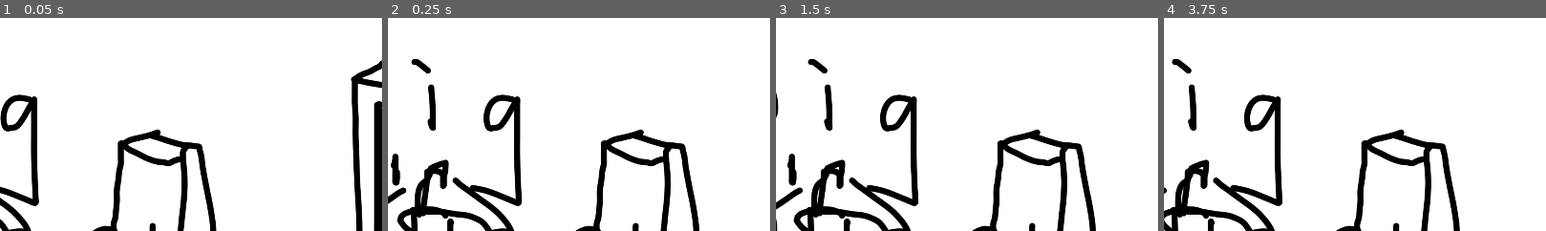
Above: before the commit, frames 1-4 (left to right).
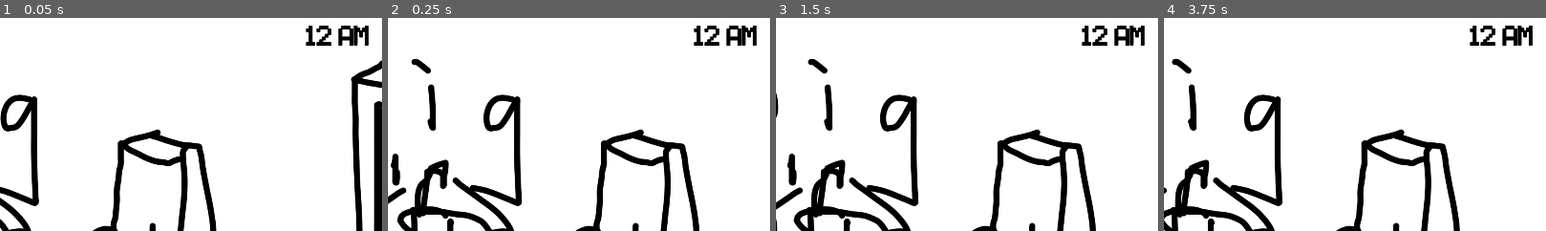
Above: after the commit, the same moments.

Repository: juppery/the-game-of-the-beach
Game: Godot game, scene res://scenes/nights/Night1.tscn
The game is run twice, just before and just after one commit, with the same random seed, the same clock (stepped at 60 frames per second) and the same inputs.
Inputs (mouse positions are % of the whole screen's width and height, from its top left):
- Up to frame 1 (0.05 s): no input
- Up to frame 2 (0.25 s): no input
- Up to frame 3 (1.5 s): move the mouse to (50, 91) at 0.52 s; tap Enter at 1.25 s; move the mouse to (30, 55) at 1.27 s
- Up to frame 4 (3.75 s): tap Space at 2, 3.5 s; move the mouse to (60, 27) at 2.02 s; tap Enter at 2.75 s; move the mouse to (45, 70) at 2.77 s; move the mouse to (80, 65) at 3.52 s
The pictures show only the part of the screen within x 50-100%, y 1-51%; the shares and areas given below are measured in that part.

The runs differ from the first frame. In frame 1, 0.9% of the frame differs, in the area x 80-97%, y 3-14%; in frame 2, 0.9%; in frame 3, 0.9%; in frame 4, 0.9%.
Error before the commit: Parse Error: Expected end of statement after expression, got Identifier instead. (res://scripts/CharacterMovement.gd:25)

Commit message:
the code now works. ben and danny move

Diff:
--- a/scenes/nights/Night1.tscn
+++ b/scenes/nights/Night1.tscn
@@ -6,14 +6,16 @@
 [ext_resource path="res://scripts/windowclosed.gd" type="Script" id=4]
 [ext_resource path="res://scenes/Cameras.tscn" type="PackedScene" id=5]
 [ext_resource path="res://scripts/CharacterMovement.gd" type="Script" id=6]
+[ext_resource path="res://Fonts/five-nights-at-freddys.otf" type="DynamicFontData" id=7]
+
+[sub_resource type="DynamicFont" id=1]
+size = 112
+outline_size = 1
+outline_color = Color( 0, 0, 0, 1 )
+font_data = ExtResource( 7 )
 
 [node name="Night1" type="Node2D"]
 script = ExtResource( 6 )
-
-[node name="HourLabel" type="RichTextLabel" parent="."]
-margin_left = 1820.0
-margin_right = 1860.0
-margin_bottom = 40.0
 
 [node name="noahpanningview" type="Sprite" parent="."]
 position = Vector2( 960, 540 )
@@ -47,9 +49,20 @@
 wait_time = 60.0
 autostart = true
 
+[node name="HourLabel" type="Label" parent="."]
+margin_left = 1730.0
+margin_top = 30.0
+margin_right = 1893.0
+margin_bottom = 121.0
+custom_colors/font_color = Color( 0, 0, 0, 1 )
+custom_colors/font_outline_modulate = Color( 0, 0.25098, 1, 1 )
+custom_colors/font_color_shadow = Color( 0, 0, 0, 1 )
+custom_fonts/font = SubResource( 1 )
+text = "12 AM"
+
 [connection signal="button_down" from="noahpanningview/close_window_button" to="noahpanningview/window_closed_sprite" method="_on_close_window_button_button_down"]
 [connection signal="button_up" from="noahpanningview/close_window_button" to="noahpanningview/window_closed_sprite" method="_on_close_window_button_button_up"]
 [connection signal="mouse_exited" from="noahpanningview/close_window_button" to="noahpanningview/window_closed_sprite" method="_on_close_window_button_mouse_exited"]
-[connection signal="timeout" from="Timers/BenTimer" to="Timers" method="_on_BenTimer_timeout"]
+[connection signal="timeout" from="Timers/BenTimer" to="." method="_on_BenTimer_timeout"]
 [connection signal="timeout" from="Timers/DannyTimer" to="." method="_on_DannyTimer_timeout"]
 [connection signal="timeout" from="Timers/HourTimer" to="." method="_on_HourTimer_timeout"]
--- a/scripts/CharacterMovement.gd
+++ b/scripts/CharacterMovement.gd
@@ -1,95 +1,101 @@
 extends Node2D
 
 onready var windowscript = get_node("noahpanningview/window_closed_sprite")
+#onready var doorscript = getnode (node with the doorscript)
+
 onready var benLocation = "schoolroom"
+onready var benAgressionValue = 20
+
 onready var dannyLocation = "schoolroom"
-onready var hour = 1
+onready var dannyAgressionValue = 20
 
-func _process(delta):
-	print("danny's location is "+dannyLocation)
-	print("ben's location is "+benLocation)
+onready var HourLabel = get_node("HourLabel")
+onready var hour = 0
+
+#debug purposes, this is for
+#func _process(delta):
+#	print("danny loc: "+dannyLocation)
+#	print("ben loc: "+benLocation)
 
 
 
 
 func _on_HourTimer_timeout():
-	pass # Replace with function body.
-
-
-
+	if hour == 0:
+		HourLabel.text = "1 AM"
+	if hour == 1:
+		HourLabel.text = "2 AM"
+	if hour == 2:
+		HourLabel.text = "3 AM"
+	if hour == 3:
+		HourLabel.text = "4 AM"
+	if hour == 4:
+		HourLabel.text = "5 AM"
+	if hour == 5:
+		pass #PLAYER WINS!!! WOOOOOOOOOO!!!!!!! maybe figure out a way to save the nights won?
 
 
 
 
 func _on_BenTimer_timeout():
-	check hour
-	check current agression number
-	if hour == 1:
-		roll number 1-20
-		if [rolled number] <= [agression number]:
-			if benLocation(i''ll make that a variable) == "schoolroom":
+
+	var twentySidedDie = rand_range(1, 20)
+	var hundredSidedDie = rand_range(1, 100)
+	if twentySidedDie <= benAgressionValue:
+		if benLocation == "schoolroom":
 			benLocation = "backroom"
-			elif benLocation == "backroom":
-				roll number 1-100
-				if [rolled number] <= 35:
-					benLocation = "schoolroom"
-				elif [rolled number] > 35:
-					benLocation = "kitchen"
-			elif benLocation == "kitchen":
-				roll number 1-100
-				if [rolled number] <= 25:
-					benLocation = "samsroom"
-				elif [rolled number] > 25 and < 50:
-					benLocation = "schoolroom"
-				elif [rolled number] >= 50:
-					benLocation = "stairs" #referring to the bottom of the stairs
-			elif benLocation == "samsroom":
+		elif benLocation == "backroom":
+			if hundredSidedDie <= 35:
+				benLocation = "schoolroom"
+			elif hundredSidedDie > 35:
 				benLocation = "kitchen"
-			elif benLocation == "stairs":
-				roll number 1-100
-				if [rolled number] <= 40:
-					benLocation = "kitchen"
-				elif [rolled number] > 40 and <= 90:
-					benLocation = "bensroom"
-				elif [rolled number] > 90:
-					benLocation = "door"
-			elif benLocation == "door":
-				if doorscript.doorOpen == true:  #i haven't made the door script or the door variable yet. that'll happen
-					print("you lose stoobid")
-					#signal JUMPSCARE PLAYER !!!! AHHHH!!! SCARY!! #play a gif and over the game
-				elif doorscript.doorOpen == false:
-					benLocation = "schoolroom" #we can change this
-
-
-
-
-
-
+		elif benLocation == "kitchen":
+			if hundredSidedDie <= 25:
+				benLocation = "samsroom"
+			elif hundredSidedDie > 25 and hundredSidedDie < 50:
+				benLocation = "backroom"
+			elif hundredSidedDie >= 50:
+				benLocation = "stairs" #referring to the bottom of the stairs
+		elif benLocation == "samsroom":
+			benLocation = "kitchen"
+		elif benLocation == "stairs":
+			if hundredSidedDie <= 40:
+				benLocation = "kitchen"
+			elif hundredSidedDie > 40 and hundredSidedDie <= 90:
+				benLocation = "bensroom"
+			elif hundredSidedDie > 90:
+				benLocation = "door"
+#		elif benLocation == "door":
+#			if doorscript.doorOpen == true:  #i haven't made the door script or the door variable yet. that'll happen
+#				print("you lose stoobid")
+#				#signal JUMPSCARE PLAYER !!!! AHHHH!!! SCARY!! #play a gif and over the game
+#			elif doorscript.doorOpen == false:
+#				benLocation = "schoolroom" #we can change this
+	print("ben loc: "+benLocation)
 
 
 
 func _on_DannyTimer_timeout():
-	check hour
-	check current agression number
-	if hour == 1:
-		roll number 1-20
-		if [rolled number] <= [agression number]:
-			if dannyLocation != "dannysroom":
-				roll number 1-100
-				if [rolled number] < 15:
-					dannyLocation = "schoolroom"
-				elif [rolled number] >= 15 and < 30:
-					dannyLocation = "backroom"
-				elif [rolled number] >= 30 and < 40:
-					dannyLocation = "kitchen"
-				elif [rolled number] >= 40 and < 55:
-					dannyLocation = "samsroom"
-				elif [rolled number] >= 55 and < 80:
-					dannyLocation = "stairs"
-				elif [rolled number] >= 80:
-					dannyLocation = "dannysroom"
-			elif dannyLocation == "dannysroom":
-				if doorscript.doorOpen == true:  #i haven't made the door script or the door variable yet. that'll happen
-					signal JUMPSCARE PLAYER !!!! AHHHH!!! SCARY!! #play a gif and over the game
-				elif doorscript.doorOpen == false:
-					dannyLocation = "kitchen" #we can change this
+
+	var twentySidedDie = rand_range(1, 20)
+	var hundredSidedDie = rand_range(1, 100)
+	if twentySidedDie <= dannyAgressionValue:
+		if dannyLocation != "dannysroom":
+			if hundredSidedDie < 15:
+				dannyLocation = "schoolroom"
+			elif hundredSidedDie >= 15 and hundredSidedDie < 30:
+				dannyLocation = "backroom"
+			elif hundredSidedDie >= 30 and hundredSidedDie < 40:
+				dannyLocation = "kitchen"
+			elif hundredSidedDie >= 40 and hundredSidedDie < 55:
+				dannyLocation = "samsroom"
+			elif hundredSidedDie >= 55 and hundredSidedDie < 80:
+				dannyLocation = "stairs"
+			elif hundredSidedDie >= 80:
+				dannyLocation = "dannysroom"
+#		elif dannyLocation == "dannysroom":
+#			if doorscript.doorOpen == true:  #i haven't made the door script or the door variable yet. that'll happen
+#				signal JUMPSCARE PLAYER !!!! AHHHH!!! SCARY!! #play a gif and over the game
+#			elif doorscript.doorOpen == false:
+#				dannyLocation = "kitchen" #we can change this
+	print("danny loc: "+dannyLocation)
Binary file added: Fonts/five-nights-at-freddys.otf
Not shown: 1 places in scenes/nights/Night1.tscn that only renumber resources
